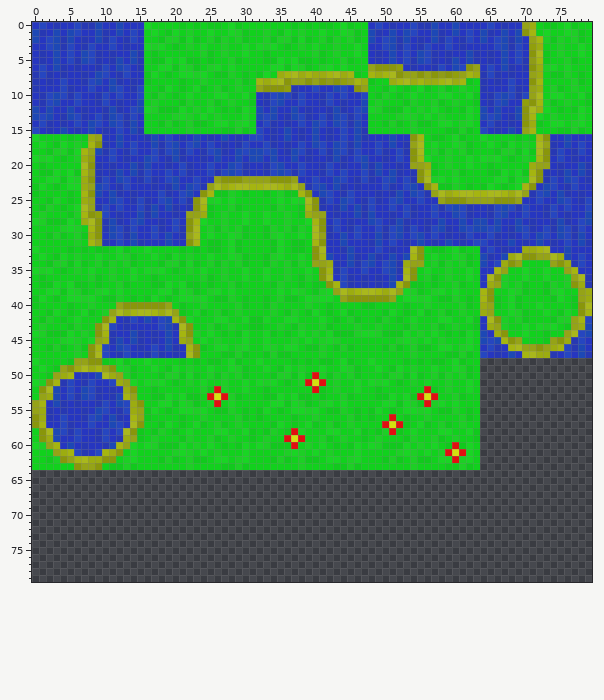
Sprite sheet, stored at sprites/background_sprites.png. The first picture shows the starting point.
The file is 80x80 pixels. Colours within 5 levels of each other are drawn and written as one.
After:
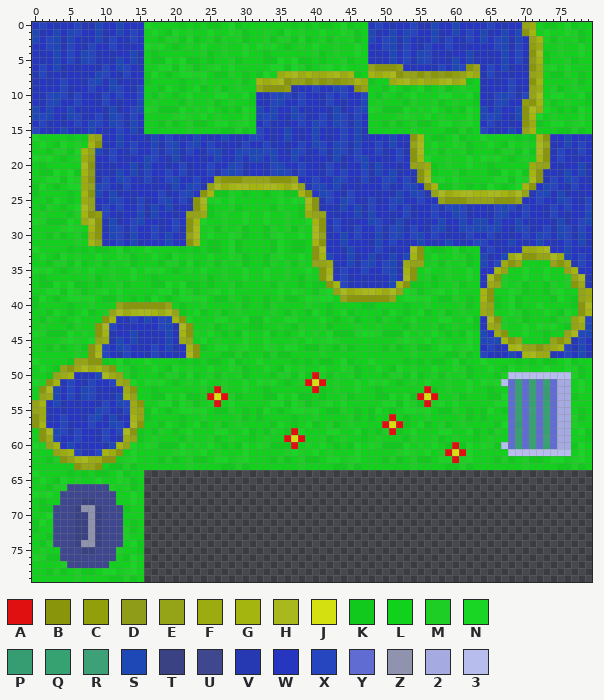
Palette (. is transparent): A #e01010  B #89960b  C #919f0b  D #8f9c17  E #95a317  F #9cac10  G #a5b510  H #a9b81c  J #d5e010  K #11c91d  L #11d11d  M #1dcf25  N #19d524  P #369c72  Q #36a272  R #3ca176  S #1d48b5  T #3a4283  U #3f488f  V #2738b3  W #2636c0  X #2646c0  Y #606cd2  Z #9093ae  2 #a5abe0  3 #b7bded
Edits made:
{"y":48,"x":64,"old":"................","new":"NLLLLKLKLKKLNKLL"}
{"y":49,"x":64,"old":"................","new":"LNLKNLMLLNLLNMKL"}
{"y":50,"x":64,"old":"................","new":"LLKM333333333MKL"}
{"y":51,"x":64,"old":"................","new":"NMN3YQYQYQY22LNL"}
{"y":52,"x":64,"old":"................","new":"LKLLYQYQYPY22LNL"}
{"y":53,"x":64,"old":"................","new":"LKKNYQYQYPY22KLL"}
{"y":54,"x":64,"old":"................","new":"LLNNYQYQYQY22LLL"}
{"y":55,"x":64,"old":"................","new":"KNLKYQYRYQY22LKL"}
{"y":56,"x":64,"old":"................","new":"KLLLYQYQYQY22MKL"}
{"y":57,"x":64,"old":"................","new":"LLKNYPYQYQY22MLL"}
{"y":58,"x":64,"old":"................","new":"LKMLYQYQYQY22LNK"}
{"y":59,"x":64,"old":"................","new":"LMLLYQYQYRY22LLK"}
{"y":60,"x":64,"old":"................","new":"NMK3YQYQYQY22KNL"}
{"y":61,"x":64,"old":"................","new":"LLLL333333333LNL"}
{"y":62,"x":64,"old":"................","new":"LLKMKLMKKLNNLMNL"}
{"y":63,"x":64,"old":"................","new":"LLLLLLMLLLLKKMKL"}
{"y":64,"x":0,"old":"................","new":"NLLLLKLKLKKLNKLL"}
{"y":65,"x":0,"old":"................","new":"LNLKNLMLLNLLNMKL"}
{"y":66,"x":0,"old":"................","new":"LLKMMUUUUUUMLMKL"}
{"y":67,"x":0,"old":"................","new":"NMNLUUUUUUUULLNL"}
{"y":68,"x":0,"old":"................","new":"LKLLUUUTTUUULLNL"}
{"y":69,"x":0,"old":"................","new":"LKKUUUTZZTUUUKLL"}
{"y":70,"x":0,"old":"................","new":"LLNUUUTTZTUUULLL"}
{"y":71,"x":0,"old":"................","new":"KNLUUUTTZTUUULKL"}
{"y":72,"x":0,"old":"................","new":"KLLUUUTTZTUUUMKL"}
{"y":73,"x":0,"old":"................","new":"LLKUUUTTZTUUUMLL"}
{"y":74,"x":0,"old":"................","new":"LKMUUUTZZTUUULNK"}
{"y":75,"x":0,"old":"................","new":"LMLLUUUTTUUUMLLK"}
{"y":76,"x":0,"old":"................","new":"NMKKUUUUUUUULKNL"}
{"y":77,"x":0,"old":"................","new":"LLLLMUUUUUULLLNL"}
{"y":78,"x":0,"old":"................","new":"LLKMKLMKKLNNLMNL"}
{"y":79,"x":0,"old":"................","new":"LLLLLLMLLLLKKMKL"}
{"label":"added","picture_box":[480,358,592,470]}
{"label":"added","picture_box":[32,470,144,582]}
